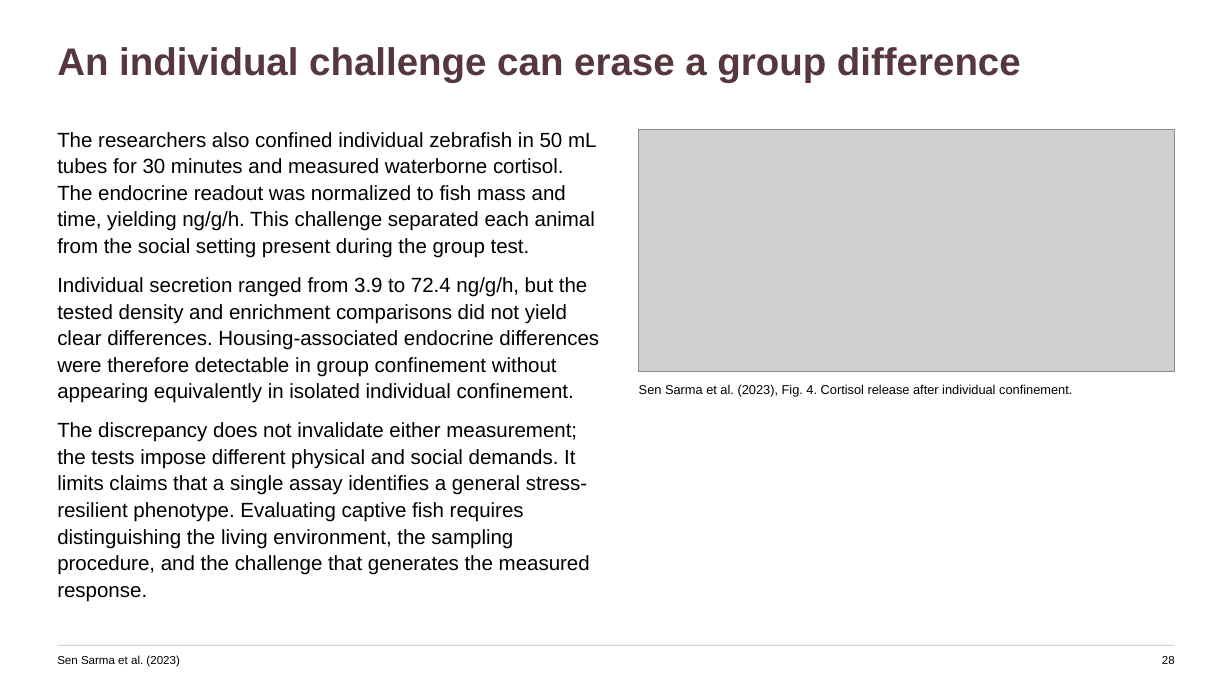
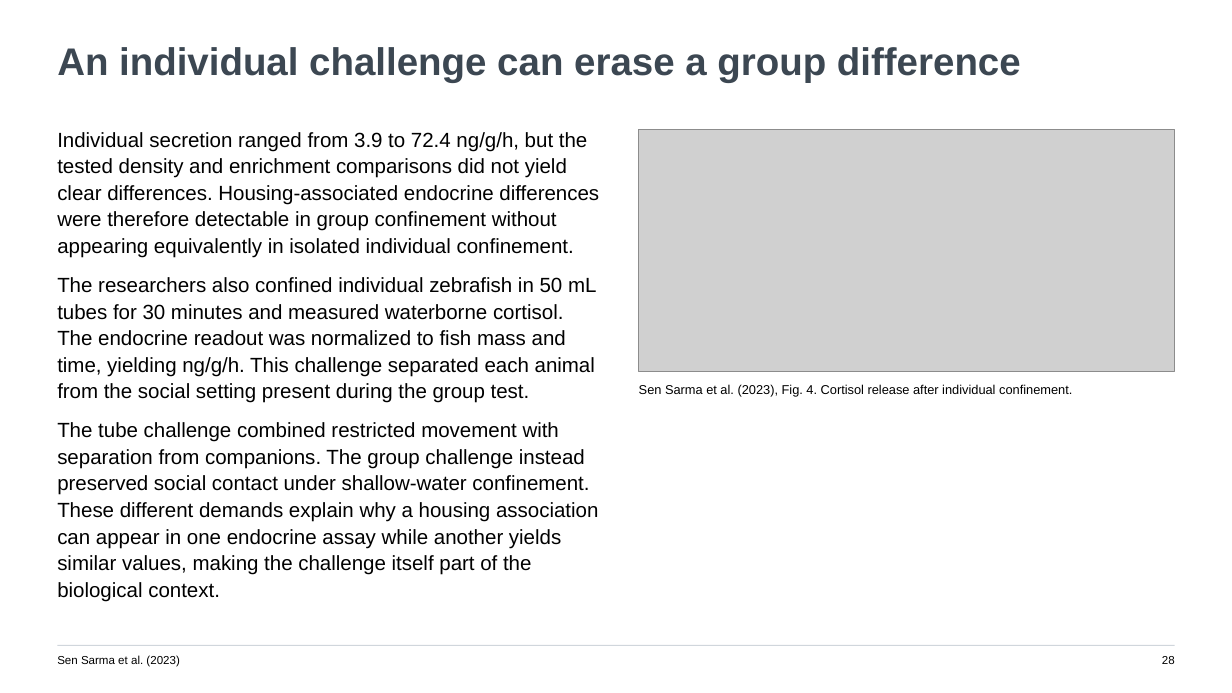
Before and after one commit to jordanxxlopez/NEUROETHOLOGY, a slide deck: slide 28 of lectures/L53/Neuroethology_Lecture53_FA2026.pptx. Drawn at 1232x693 pixels with LibreOffice and Linux fonts; fonts in the diff are those of the drawing; grey boxes stand for pictures. Boxes give left, top, right and bottom in pixels: in the first picture for what was removed or moved away, otherwise in the second. Text is boxed around its words. In the diff, an @@ line names an element or a change of style, - is before the commit and + after.

Commit message:
Revise Lecture 53 with teaching-focused paragraphs and new theme

```diff
--- a/lectures/L53/Neuroethology_Lecture53_FA2026.pptx
+++ b/lectures/L53/Neuroethology_Lecture53_FA2026.pptx
@@ text "An individual challenge can erase ..." at (57,47,1021,83): text colour #56373E to #3C4752 @@
@@ text at (57,132,599,258): paragraph added @@
+Individual secretion ranged from 3.9 to 72.4 ng/g/h, but the tested density and enrichment comparisons did not yield clear differences. Housing-associated endocrine differences were therefore detectable in group confinement without appearing equivalently in isolated individual confinement.
@@ text at (57,422,598,602): text changed @@
-Individual secretion ranged from 3.9 to 72.4 ng/g/h, but the tested density and enrichment comparisons did not yield clear differences. Housing-associated endocrine differences were therefore detectable in group confinement without appearing equivalently in isolated individual confinement.
-The discrepancy does not invalidate either measurement; the tests impose different physical and social demands. It limits claims that a single assay identifies a general stress-resilient phenotype. Evaluating captive fish requires distinguishing the living environment, the sampling procedure, and the challenge that generates the measured response.
+The tube challenge combined restricted movement with separation from companions. The group challenge instead preserved social contact under shallow-water confinement. These different demands explain why a housing association can appear in one endocrine assay while another yields similar values, making the challenge itself part of the biological context.
@@ rectangle at (57,645,1175,646): fill #DFCDD2 to #D0D6DC @@
```
Also in this commit, not shown: 45 other slides changed, 7 other files.
